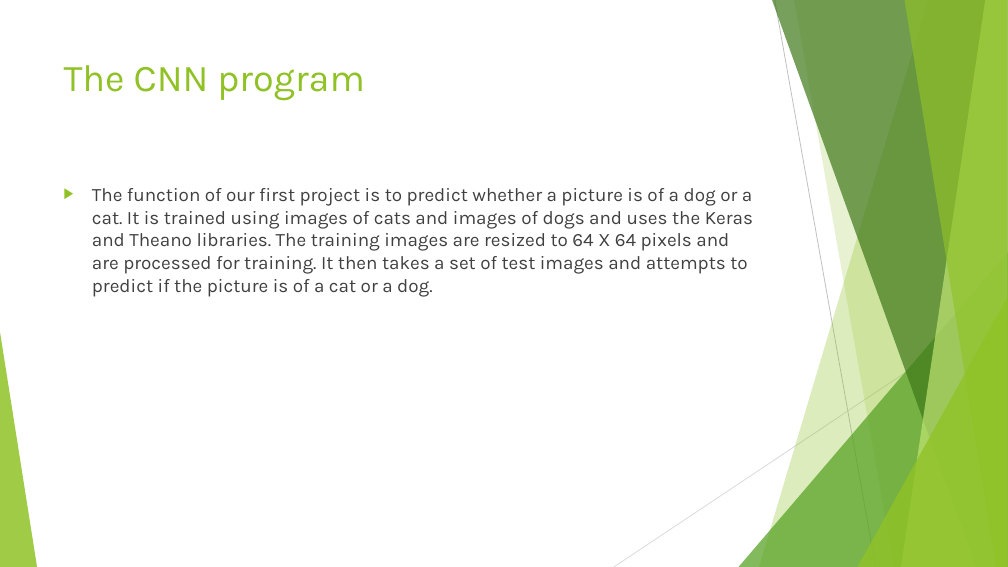
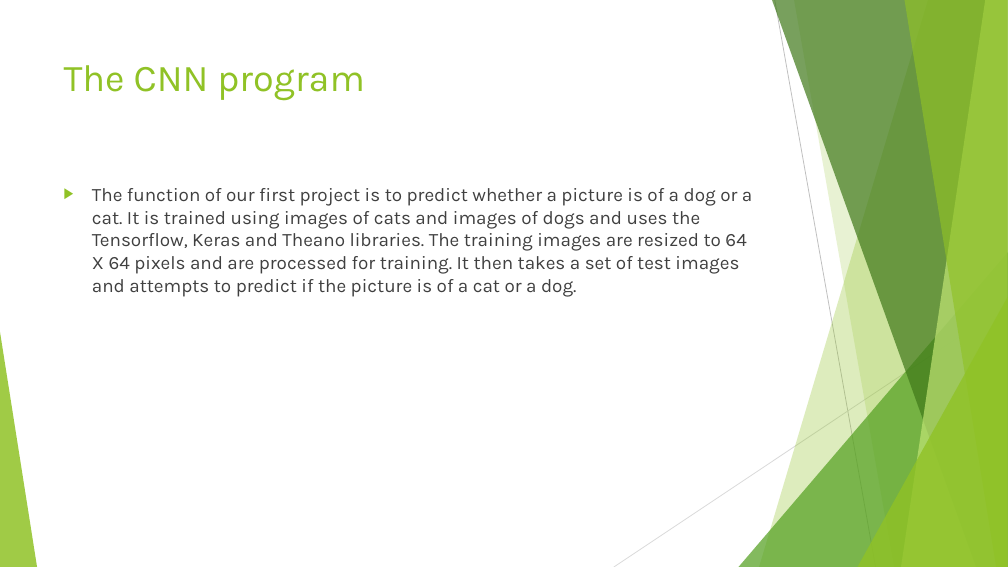
Before and after one commit to venkateshreddypala/deeplearning-6905, a slide deck: slide 2 of Deep Learning.pptx. Drawn at 1008x567 pixels with LibreOffice and Linux fonts; fonts in the diff are those of the drawing. Boxes give left, top, right and bottom in pixels: in the first picture for what was removed or moved away, otherwise in the second. Text is boxed around its words. In the diff, an @@ line names an element or a change of style, - is before the commit and + after.

```diff
--- a/Deep Learning.pptx
+++ b/Deep Learning.pptx
@@ text at bbox=[92, 188, 752, 297]: text changed @@
-▶ The function of our first project is to predict whether a picture is of a dog or a cat. It is trained using images of cats and images of dogs and uses the Keras and Theano libraries. The training images are resized to 64 X 64 pixels and are processed for training. It then takes a set of test images and attempts to predict if the picture is of a cat or a dog.
+▶ The function of our first project is to predict whether a picture is of a dog or a cat. It is trained using images of cats and images of dogs and uses the Tensorflow, Keras and Theano libraries. The training images are resized to 64 X 64 pixels and are processed for training. It then takes a set of test images and attempts to predict if the picture is of a cat or a dog.
```
